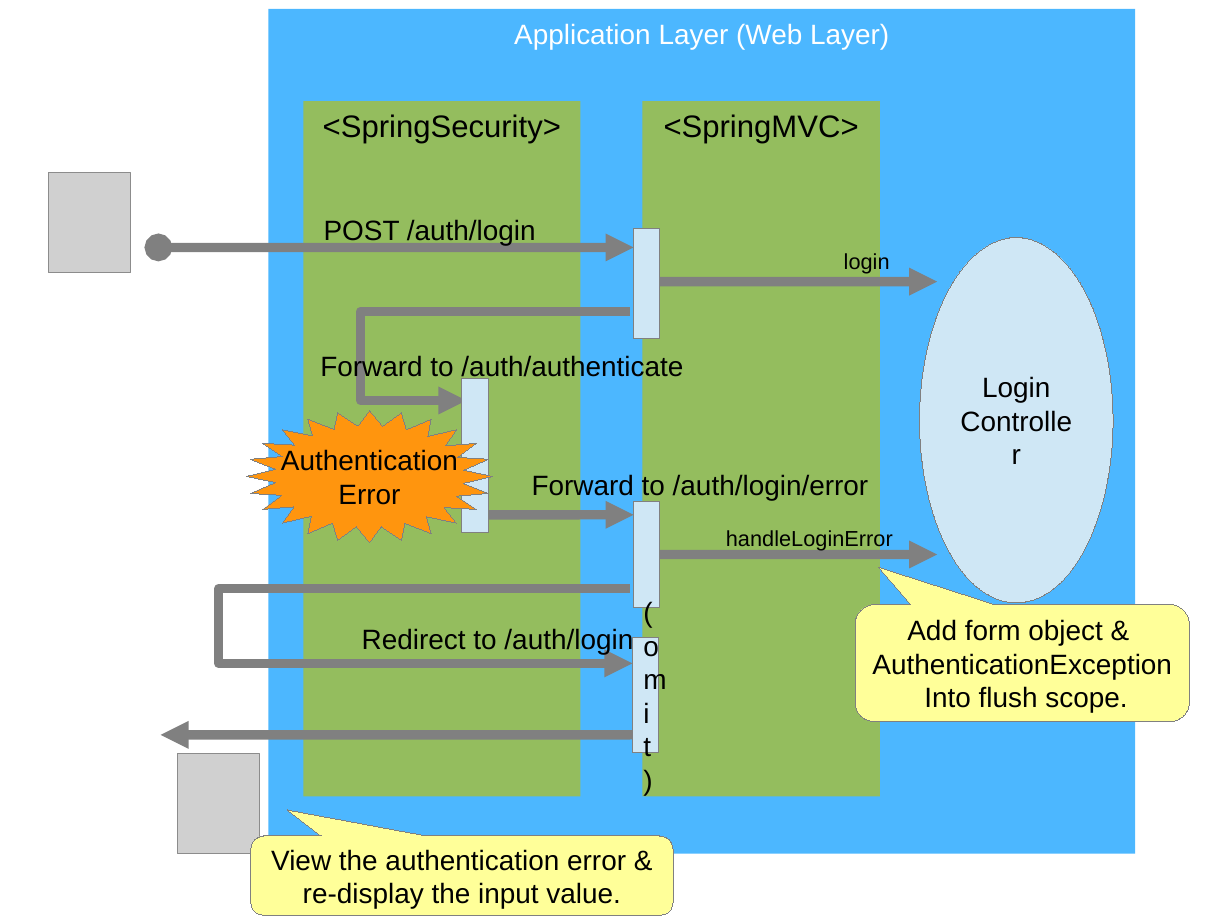
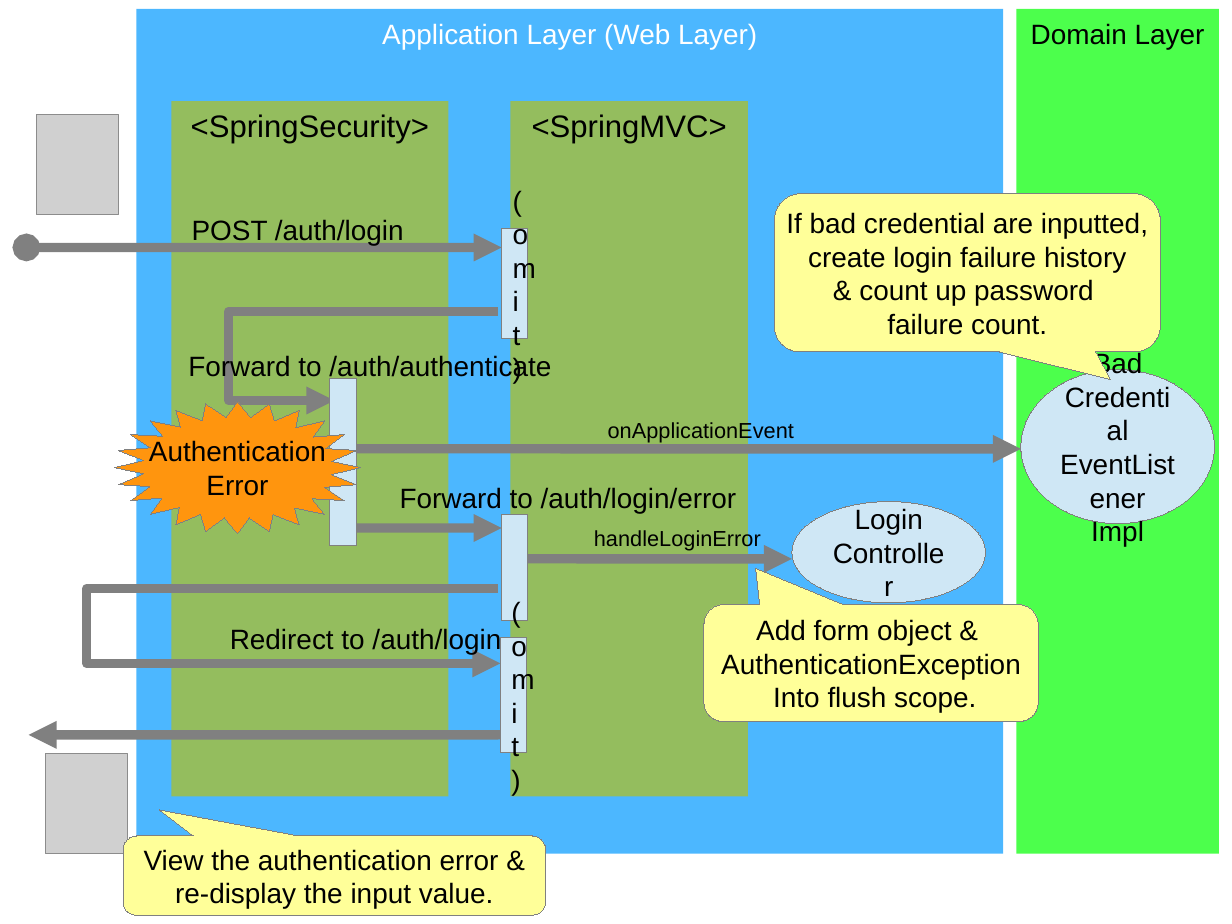
Before and after one commit to kazuki43zoo/demo-application, a slide deck: slide 4 of images/material.odp. Drawn at 1232x924 pixels with LibreOffice and Linux fonts; fonts in the diff are those of the drawing; grey boxes stand for pictures. Boxes give left, top, right and bottom in pixels: in the first picture for what was removed or moved away, otherwise in the second. Text is boxed around its words. In the diff, an @@ line names an element or a change of style, - is before the commit and + after.

```diff
--- a/images/material.odp
+++ b/images/material.odp
@@ rectangle added at bbox=[1017, 9, 1220, 854], fill #00FF00 at 70% opacity, 18 pt, text #000000 @@
+Domain Layer
@@ picture: place and size @@
-picture at bbox=[48, 172, 131, 273]
+picture at bbox=[37, 114, 120, 215]
@@ 1 picture, 1 rectangle, 1 text: place and size @@
-1 picture, 1 rectangle, 1 text at bbox=[178, 102, 581, 854]
+1 picture, 1 rectangle, 1 text at bbox=[45, 102, 448, 854]
@@ rounded speech box added at bbox=[775, 193, 1160, 352], fill #FFFF99, outline #808080 0 pt, 18 pt, text #000000 @@
+If bad credential are inputted,
+create login failure history
+& count up password
+failure count.
@@ rectangle added at bbox=[502, 229, 529, 339], fill #CFE7F5, outline #808080 0 pt, 18 pt, text #000000 @@
+(omit)
@@ rectangle removed at bbox=[634, 229, 661, 339] @@
@@ text removed at bbox=[844, 252, 890, 274] @@
-login
@@ arrow removed from (661, 282) to (938, 282) @@
@@ 3 rectangles, 3 texts, 2 freeform shapes, 1 double arrow, 1 arrow: place and size @@
-3 rectangles, 3 texts, 2 freeform shapes, 1 double arrow, 1 arrow at bbox=[159, 9, 1136, 854]
+3 rectangles, 3 texts, 2 freeform shapes, 1 double arrow, 1 arrow at bbox=[27, 9, 1004, 854]
@@ rectangle: place and size @@
-rectangle at bbox=[462, 379, 489, 533]
+rectangle at bbox=[330, 379, 357, 547]
@@ ellipse added at bbox=[1022, 370, 1215, 524], fill #CFE7F5, outline #808080 0 pt, 18 pt, text #000000 @@
+Bad
+Credential
+EventListener
+Impl
@@ freeform shape "Authentication": place and size @@
-freeform shape "Authentication" at bbox=[246, 410, 492, 542]
+freeform shape "Authentication" at bbox=[114, 401, 360, 533]
@@ arrow added from (357, 449) to (1022, 449), #808080 6.01 pt @@
@@ text added at bbox=[608, 420, 794, 442], 14 pt, text #000000 @@
+onApplicationEvent
@@ text "Forward to /auth/login/error": place and size @@
-text "Forward to /auth/login/error" at bbox=[532, 473, 869, 500]
+text "Forward to /auth/login/error" at bbox=[400, 487, 737, 514]
@@ ellipse "Login": place and size @@
-ellipse "Login" at bbox=[920, 238, 1113, 604]
+ellipse "Login" at bbox=[793, 502, 986, 604]
@@ arrow moved from (634, 515) - (489, 515) to (502, 528) - (357, 528) @@
@@ rectangle: place and size @@
-rectangle at bbox=[634, 502, 661, 607]
+rectangle at bbox=[502, 515, 529, 620]
@@ arrow moved from (661, 555) - (938, 555) to (528, 559) - (793, 559) @@
@@ rounded speech box "Add form object &": place and size @@
-rounded speech box "Add form object &" at bbox=[855, 605, 1190, 722]
+rounded speech box "Add form object &" at bbox=[704, 605, 1039, 722]
@@ rounded speech box "Add form object &" at bbox=[704, 605, 1039, 722]: proportions changed @@
@@ rounded speech box "View the authentication error &": place and size @@
-rounded speech box "View the authentication error &" at bbox=[250, 836, 673, 916]
+rounded speech box "View the authentication error &" at bbox=[123, 836, 546, 916]
```
Also in this commit, not shown: 2 other slides changed, 3 other files.
